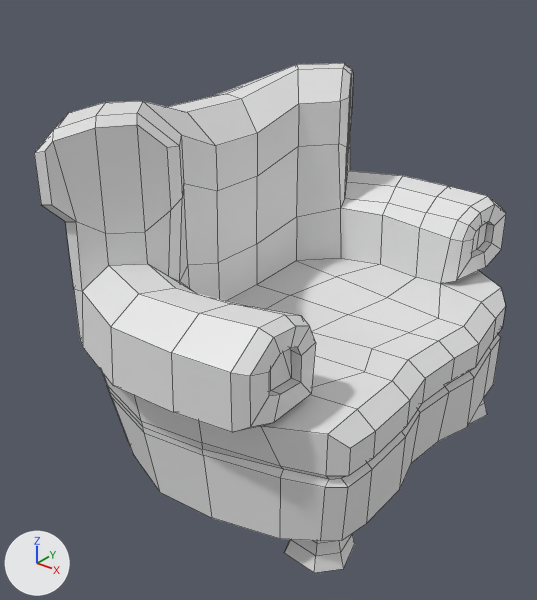
Two versions of the FBX model LunaProject/Assets/Steven/FBXs/Couch_0.fbx, one commit apart.
Before and after are seen from a camera (50 mm lens) standing at (1.93, 11.33, 1.64) and looking at (0.38, 13.26, 0.45). The lights are fixed; the arrows at lower left show +X, +Y and +Z. Mesh edges are drawn as thin lines. Materials are left out; every surface is plain grey. Where no turn or scale is listed for an object, it has been applied to the vertices.

Script lines for the objects in view, before the commit:
```python
me_cube_021 = bpy.data.meshes.new('Cube.021')
me_cube_021.from_pydata(...)  # 426 vertices, 389 faces; spans x -1.15..0.11, y -0.27..1.49, z 0.0..1.32
ob_couch_0 = bpy.data.objects.new('Couch_0', me_cube_021)
ob_couch_0.location = (0.964, 12.765, -0.14)
```
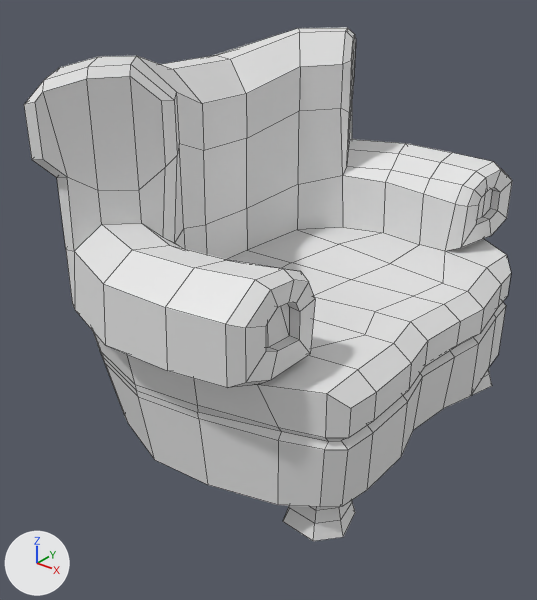
Location of each change, (x1, y1, x2, y2) in pixels of the pictures (537 x 600 px; the box of a moved part takes in the faces that stretch with it):
'Couch_0', reshaped, moved: before (34, 63, 506, 573); after (24, 27, 512, 541)
part 1 of me_cube_021, moved or reshaped: before (143, 101, 219, 298); after (138, 56, 207, 254)
part 2 of me_cube_021, moved or reshaped: before (166, 65, 336, 301); after (161, 28, 338, 262)
part 3 of me_cube_021, moved or reshaped: before (290, 63, 505, 397); after (292, 27, 511, 367)

Edits to the bpy script that builds the scene:
```text
Change me_cube_021:
    used by ob_couch_0; location = (0.964, 12.765, -0.14)
    remove me_cube_021.from_pydata(...)  # 426 vertices, 389 faces; spans x -1.15..0.11, y -0.27..1.49, z 0.0..1.32
    add me_cube_021.from_pydata(...)  # 426 vertices, 389 faces; spans x -1.21..0.11, y -0.27..1.51, z 0.0..1.32
    me_cube_021 part 1: all 17 vertices in x -1.15..-0.81, y 0.38..0.49, z 0.13..1.24 are moved by (-0.06, 0.01, 0.0)
    me_cube_021 part 2: all 17 vertices in x -1.15..-0.82, y 0.72..0.83, z 0.13..1.24 are moved by (-0.05, 0.02, 0.0)
    me_cube_021 part 3: 110 of the vertices in x -1.01..0.08, y 0.68..1.49, z 0.14..1.32 are moved by (0.0, 0.02, 0.0)
Change ob_couch_0:
    ob_couch_0.location: (0.964, 12.765, -0.14) -> (0.964, 12.753, 0.0)
```
